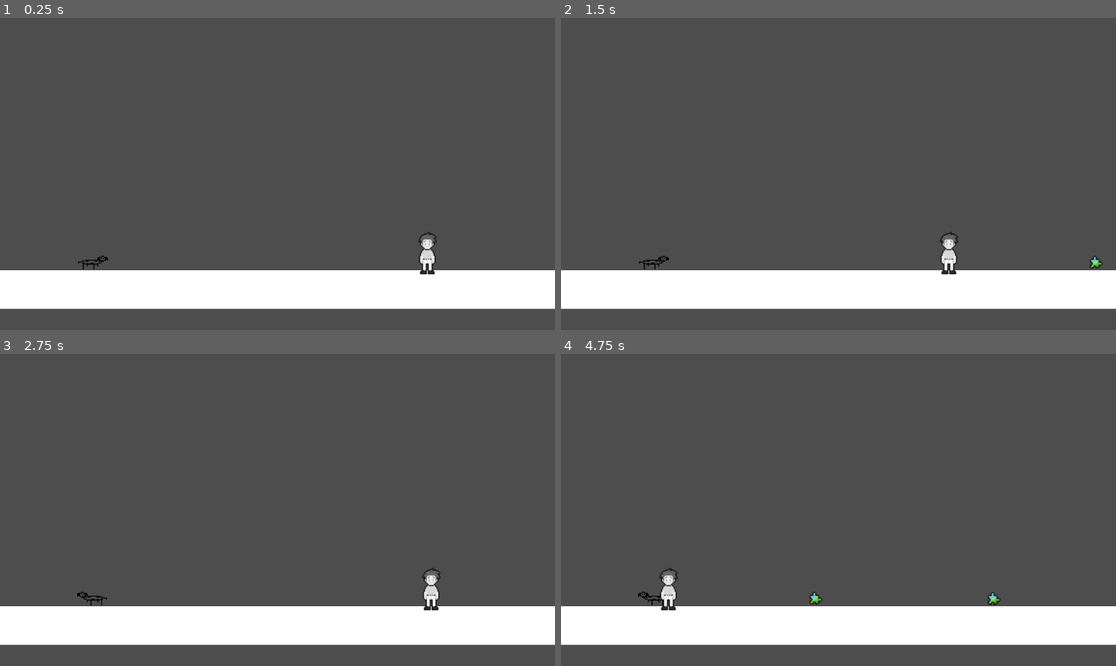
Above: before the commit, frames 1-4 (two rows, left to right).
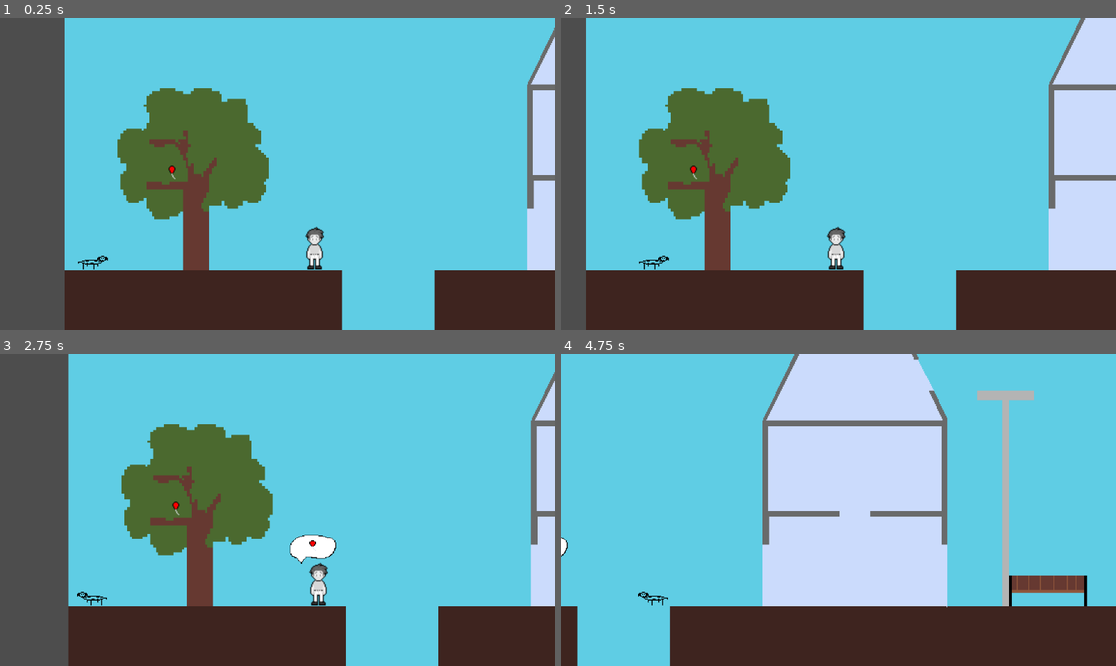
Above: after the commit, the same moments.

Repository: antonin-tarrade/SausageSerenity
Game: Godot game, scene res://Scenes/main.tscn
Same seed, same stepped clock (60 frames per second), same inputs: the game is played once before the commit and once after it. The engine's default icon, where the game draws it, is replaced by a stand-in: a white triangle on a blue panel in a dark square.
Inputs:
- Up to frame 1 (0.25 s): no input
- Up to frame 2 (1.5 s): tap Enter at 0.5 s; hold W (charger) 0.53-1.28 s; hold Right (ui_right) from 0.53 s (still down); tap Up (ui_up) at 0.77 s; tap Space at 1.25 s; tap Q (extend) at 1.35 s
- Up to frame 3 (2.75 s): tap Up (ui_up) at 1.52 s; release Right (ui_right) at 2.03 s; hold Left (ui_left) from 2.03 s (still down); hold E (interact) from 2.03 s (still down)
- Up to frame 4 (4.75 s): release Left (ui_left) at 2.78 s; release E (interact) at 2.78 s; hold Right (ui_right) 2.78-4.28 s; tap W (charger) at 2.85 s; tap Up (ui_up) at 3.02, 3.77, 4.52 s; hold Q (extend) 3.53-4.28 s; tap Enter at 4.25 s; hold Left (ui_left) from 4.28 s (still down); tap E (interact) at 4.35 s

The runs differ from the first frame. In frame 1, 90% of the frame differs, in the area x 0-100%, y 0-100%; in frame 2, 96%; in frame 3, 89%; in frame 4, 100%.

Commit message:
rajout décors

Diff:
--- a/Scenes/Personnage.tscn
+++ b/Scenes/Personnage.tscn
@@ -1,24 +1,9 @@
-[gd_scene load_steps=31 format=3 uid="uid://cfa1c1qjimgtp"]
+[gd_scene load_steps=16 format=3 uid="uid://cfa1c1qjimgtp"]
 
 [ext_resource type="Shader" uid="uid://d2l4kvn6jf350" path="res://Shaders/couleur.tres" id="1_1ea4k"]
 [ext_resource type="Texture2D" uid="uid://bnjnkis0qwspn" path="res://Dessins/mec.png" id="2_5qmcp"]
 [ext_resource type="Script" path="res://Scripts/Personnage.gd" id="3_veaqq"]
-[ext_resource type="Texture2D" uid="uid://jp148nn8fmov" path="res://Dessins/bulle.png" id="4_ypdur"]
-[ext_resource type="PackedScene" uid="uid://dri423lovjsxw" path="res://Scenes/Mission.tscn" id="5_u25ct"]
-[ext_resource type="Script" path="res://Scripts/Missions/Mission_baudruche.gd" id="6_lf0i1"]
-[ext_resource type="Texture2D" uid="uid://ccybloapjpnqa" path="res://TilesObjets/tile002.png" id="6_rg7vo"]
-[ext_resource type="Script" path="res://Scripts/Missions/Mission_puzzle.gd" id="7_0nhh7"]
-[ext_resource type="Texture2D" uid="uid://dawupw145hfme" path="res://TilesObjets/tile008.png" id="8_ocy36"]
-[ext_resource type="Texture2D" uid="uid://bf3w7yren34t5" path="res://TilesObjets/tile005.png" id="9_0usdv"]
 [ext_resource type="Script" path="res://Scripts/PersonnageBody.gd" id="10_2e1yv"]
-[ext_resource type="Texture2D" uid="uid://ciefim0tqgui4" path="res://TilesObjets/tile010.png" id="10_jhqfc"]
-[ext_resource type="Script" path="res://Scripts/Missions/Mission_rose.gd" id="11_y7wa8"]
-[ext_resource type="Script" path="res://Scripts/Missions/Mission_casser_tout.gd" id="13_dcrqu"]
-[ext_resource type="Script" path="res://Scripts/Missions/Mission_cle.gd" id="14_5jg5n"]
-[ext_resource type="Script" path="res://Scripts/Missions/Mission_ballon_appart.gd" id="15_5vapg"]
-[ext_resource type="Script" path="res://Scripts/Missions/Mission_douche.gd" id="16_glp5m"]
-[ext_resource type="Script" path="res://Scripts/Missions/Mission_ballon_immeuble.gd" id="17_4gfa6"]
-[ext_resource type="Script" path="res://Scripts/Missions/Mission_ballon_eau.gd" id="18_q2f1u"]
 
 [sub_resource type="ShaderMaterial" id="ShaderMaterial_nj0fj"]
 resource_local_to_scene = true
@@ -69,46 +54,6 @@
 script = ExtResource("3_veaqq")
 nom = "Godoto"
 
-[node name="Requete" type="Sprite2D" parent="."]
-visible = false
-position = Vector2(-62.7573, -149.458)
-scale = Vector2(0.394822, 0.300292)
-texture = ExtResource("4_ypdur")
-
-[node name="Missions" type="Node2D" parent="Requete"]
-
-[node name="MissionBaudruche" parent="Requete/Missions" instance=ExtResource("5_u25ct")]
-texture = ExtResource("6_rg7vo")
-script = ExtResource("6_lf0i1")
-
-[node name="MissionPuzzle" parent="Requete/Missions" instance=ExtResource("5_u25ct")]
-texture = ExtResource("8_ocy36")
-script = ExtResource("7_0nhh7")
-
-[node name="MissionRose" parent="Requete/Missions" instance=ExtResource("5_u25ct")]
-texture = ExtResource("10_jhqfc")
-script = ExtResource("11_y7wa8")
-
-[node name="MissionCasserTout" parent="Requete/Missions" instance=ExtResource("5_u25ct")]
-texture = ExtResource("9_0usdv")
-script = ExtResource("13_dcrqu")
-
-[node name="MissionElleEstOuMaCle" parent="Requete/Missions" instance=ExtResource("5_u25ct")]
-script = ExtResource("14_5jg5n")
-
-[node name="MissionBallonAppart" parent="Requete/Missions" instance=ExtResource("5_u25ct")]
-script = ExtResource("15_5vapg")
-
-[node name="MissionDouche" parent="Requete/Missions" instance=ExtResource("5_u25ct")]
-script = ExtResource("16_glp5m")
-
-[node name="MissionBallonImmeuble" parent="Requete/Missions" instance=ExtResource("5_u25ct")]
-scale = Vector2(100, 100)
-script = ExtResource("17_4gfa6")
-
-[node name="MissionBallonEau" parent="Requete/Missions" instance=ExtResource("5_u25ct")]
-script = ExtResource("18_q2f1u")
-
 [node name="AnimationTree" type="AnimationTree" parent="."]
 root_node = NodePath("../..")
 tree_root = SubResource("AnimationNodeStateMachine_i7jeo")
--- a/Scenes/decor.tscn
+++ b/Scenes/decor.tscn
@@ -1,7 +1,6 @@
-[gd_scene load_steps=19 format=3 uid="uid://bs53ps2mjmdnk"]
+[gd_scene load_steps=18 format=3 uid="uid://brsj6mnt6yui7"]
 
 [ext_resource type="Texture2D" uid="uid://2s8klcwv4j5t" path="res://Sprites/firstVersionBg.png" id="1_abnxk"]
-[ext_resource type="PackedScene" uid="uid://cimdeld5rdie4" path="res://Scenes/chien_saucisse.tscn" id="2_vyhcs"]
 
 [sub_resource type="RectangleShape2D" id="RectangleShape2D_0hg1g"]
 size = Vector2(43, 8)
@@ -79,10 +78,6 @@
 [node name="CollisionPolygon2D" type="CollisionPolygon2D" parent="Maison1"]
 polygon = PackedVector2Array(0, 0, 7, 0, 7, -29, 80, -29, 80, -35, 6, -35, 6, -123, 186, -123, 186, -35, 112, -35, 112, -29, 186, -29, 186, 0, 192, 0, 192, -132, 178, -160, 173, -160, 187, -129, 4, -129, 44, -209, 150, -209, 157, -192, 162, -192, 162, -195, 153, -214, 41, -214, 0, -129)
 
-[node name="ChienSaucisse" parent="." instance=ExtResource("2_vyhcs")]
-position = Vector2(23, 908)
-scale = Vector2(0.75, 0.75)
-
 [node name="Poteau1" type="StaticBody2D" parent="."]
 position = Vector2(703, 698)
 
--- a/Scenes/main.tscn
+++ b/Scenes/main.tscn
@@ -1,14 +1,16 @@
-[gd_scene load_steps=9 format=3 uid="uid://dlxltitx45rdy"]
+[gd_scene load_steps=13 format=3 uid="uid://dlxltitx45rdy"]
 
 [ext_resource type="PackedScene" uid="uid://cimdeld5rdie4" path="res://Scenes/chien_saucisse.tscn" id="1_lhaoc"]
 [ext_resource type="PackedScene" uid="uid://cfa1c1qjimgtp" path="res://Scenes/Personnage.tscn" id="2_m3qme"]
 [ext_resource type="Shader" uid="uid://d2l4kvn6jf350" path="res://Shaders/couleur.tres" id="3_t0lvh"]
 [ext_resource type="PackedScene" uid="uid://bc5hiney5ut08" path="res://Scenes/objet.tscn" id="4_40vl5"]
+[ext_resource type="PackedScene" uid="uid://brsj6mnt6yui7" path="res://Scenes/decor.tscn" id="4_5016y"]
 [ext_resource type="Resource" uid="uid://tyqbbsk3r3tc" path="res://Objets/baudruche.tres" id="5_wlyle"]
+[ext_resource type="Texture2D" uid="uid://jp148nn8fmov" path="res://Dessins/bulle.png" id="6_e24b0"]
 [ext_resource type="Resource" uid="uid://rl5sswgdllpj" path="res://Objets/puzzle.tres" id="6_vsdp4"]
-
-[sub_resource type="RectangleShape2D" id="RectangleShape2D_pufvh"]
-size = Vector2(1152, 40)
+[ext_resource type="PackedScene" uid="uid://dri423lovjsxw" path="res://Scenes/Mission.tscn" id="7_exk0v"]
+[ext_resource type="Texture2D" uid="uid://ccybloapjpnqa" path="res://TilesObjets/tile002.png" id="8_p0yte"]
+[ext_resource type="Script" path="res://Scripts/Missions/Mission_baudruche.gd" id="9_ots5p"]
 
 [sub_resource type="ShaderMaterial" id="ShaderMaterial_xjdte"]
 resource_local_to_scene = true
@@ -17,34 +19,15 @@
 
 [node name="Main" type="Node2D"]
 
+[node name="Decor" parent="." instance=ExtResource("4_5016y")]
+
 [node name="ChienSaucisse" parent="." instance=ExtResource("1_lhaoc")]
-position = Vector2(396, 748)
-
-[node name="StaticBody2D" type="StaticBody2D" parent="."]
-position = Vector2(569, 792)
-scale = Vector2(2.92, 1)
-collision_layer = 3
-collision_mask = 3
-metadata/_edit_group_ = true
-
-[node name="CollisionShape2D2" type="CollisionShape2D" parent="StaticBody2D"]
-position = Vector2(0, -4)
-shape = SubResource("RectangleShape2D_pufvh")
-
-[node name="ColorRect" type="ColorRect" parent="StaticBody2D"]
-offset_left = -576.0
-offset_top = -24.0
-offset_right = 576.0
-offset_bottom = 16.0
-
-[node name="PersonnageBody" parent="." instance=ExtResource("2_m3qme")]
-material = SubResource("ShaderMaterial_xjdte")
-position = Vector2(744, 748)
+position = Vector2(29, 899)
 
 [node name="Objets" type="Node2D" parent="." groups=["objets"]]
 
 [node name="Baudruche" parent="Objets" instance=ExtResource("4_40vl5")]
-position = Vector2(81, 720)
+position = Vector2(111, 794)
 iteminfo = ExtResource("5_wlyle")
 
 [node name="Puzzle1" parent="Objets" instance=ExtResource("4_40vl5")]
@@ -54,3 +37,23 @@
 [node name="Puzzle2" parent="Objets" instance=ExtResource("4_40vl5")]
 position = Vector2(896, 754)
 iteminfo = ExtResource("6_vsdp4")
+
+[node name="Personnages" type="Node2D" parent="."]
+
+[node name="Bill" type="Node2D" parent="Personnages"]
+position = Vector2(260, 887)
+
+[node name="Requete" type="Sprite2D" parent="Personnages/Bill"]
+visible = false
+position = Vector2(-7, -38)
+scale = Vector2(0.1, 0.076)
+texture = ExtResource("6_e24b0")
+
+[node name="Missions" type="Node2D" parent="Personnages/Bill/Requete"]
+
+[node name="MissionBaudruche" parent="Personnages/Bill/Requete/Missions" instance=ExtResource("7_exk0v")]
+texture = ExtResource("8_p0yte")
+script = ExtResource("9_ots5p")
+
+[node name="Personnage" parent="Personnages/Bill" instance=ExtResource("2_m3qme")]
+material = SubResource("ShaderMaterial_xjdte")
--- a/Scenes/main_test_chien.tscn
+++ b/Scenes/main_test_chien.tscn
@@ -1,15 +1,10 @@
-[gd_scene load_steps=8 format=3 uid="uid://ex2xqr8l518"]
+[gd_scene load_steps=6 format=3 uid="uid://ex2xqr8l518"]
 
 [ext_resource type="PackedScene" uid="uid://bc5hiney5ut08" path="res://Scenes/objet.tscn" id="1_a4iwi"]
 [ext_resource type="PackedScene" uid="uid://cimdeld5rdie4" path="res://Scenes/chien_saucisse.tscn" id="1_hubqe"]
 
 [sub_resource type="RectangleShape2D" id="RectangleShape2D_k0xws"]
 size = Vector2(1152, 40)
-
-[sub_resource type="PhysicsMaterial" id="PhysicsMaterial_suwam"]
-
-[sub_resource type="RectangleShape2D" id="RectangleShape2D_f2o4u"]
-size = Vector2(42, 38)
 
 [sub_resource type="RectangleShape2D" id="RectangleShape2D_so7vu"]
 size = Vector2(40, 344)
--- /dev/null
+++ b/Scenes/stock_missions.tscn
@@ -0,0 +1,44 @@
+[gd_scene load_steps=13 format=3 uid="uid://cc6hsi2sena51"]
+
+[ext_resource type="PackedScene" uid="uid://dri423lovjsxw" path="res://Scenes/Mission.tscn" id="1_p5na8"]
+[ext_resource type="Texture2D" uid="uid://dawupw145hfme" path="res://TilesObjets/tile008.png" id="2_mr3v8"]
+[ext_resource type="Script" path="res://Scripts/Missions/Mission_puzzle.gd" id="3_sb05l"]
+[ext_resource type="Texture2D" uid="uid://ciefim0tqgui4" path="res://TilesObjets/tile010.png" id="4_xqghf"]
+[ext_resource type="Script" path="res://Scripts/Missions/Mission_rose.gd" id="5_yme2m"]
+[ext_resource type="Texture2D" uid="uid://bf3w7yren34t5" path="res://TilesObjets/tile005.png" id="6_v5m5d"]
+[ext_resource type="Script" path="res://Scripts/Missions/Mission_casser_tout.gd" id="7_06dd3"]
+[ext_resource type="Script" path="res://Scripts/Missions/Mission_cle.gd" id="8_r607v"]
+[ext_resource type="Script" path="res://Scripts/Missions/Mission_ballon_appart.gd" id="9_6vh5h"]
+[ext_resource type="Script" path="res://Scripts/Missions/Mission_douche.gd" id="10_o7dxo"]
+[ext_resource type="Script" path="res://Scripts/Missions/Mission_ballon_immeuble.gd" id="11_q65jm"]
+[ext_resource type="Script" path="res://Scripts/Missions/Mission_ballon_eau.gd" id="12_3hkl5"]
+
+[node name="StockMissions" type="Node2D"]
+
+[node name="MissionPuzzle" parent="." instance=ExtResource("1_p5na8")]
+texture = ExtResource("2_mr3v8")
+script = ExtResource("3_sb05l")
+
+[node name="MissionRose" parent="." instance=ExtResource("1_p5na8")]
+texture = ExtResource("4_xqghf")
+script = ExtResource("5_yme2m")
+
+[node name="MissionCasserTout" parent="." instance=ExtResource("1_p5na8")]
+texture = ExtResource("6_v5m5d")
+script = ExtResource("7_06dd3")
+
+[node name="MissionElleEstOuMaCle" parent="." instance=ExtResource("1_p5na8")]
+script = ExtResource("8_r607v")
+
+[node name="MissionBallonAppart" parent="." instance=ExtResource("1_p5na8")]
+script = ExtResource("9_6vh5h")
+
+[node name="MissionDouche" parent="." instance=ExtResource("1_p5na8")]
+script = ExtResource("10_o7dxo")
+
+[node name="MissionBallonImmeuble" parent="." instance=ExtResource("1_p5na8")]
+scale = Vector2(100, 100)
+script = ExtResource("11_q65jm")
+
+[node name="MissionBallonEau" parent="." instance=ExtResource("1_p5na8")]
+script = ExtResource("12_3hkl5")
--- a/Scripts/Personnage.gd
+++ b/Scripts/Personnage.gd
@@ -3,7 +3,7 @@
 
 @export var nom : String = ""
 var requete : Sprite2D
-@onready var missions : Array[Node] = $Requete/Missions.get_children()
+@onready var missions : Array[Node] = ($"../Requete/Missions").get_children()
 @onready var current_mission : int = 0
 var animtree : AnimationTree
 var zonedetectionobj : Area2D
@@ -21,7 +21,7 @@
 func _ready():
 
 	etat = ETATS.triste
-	requete = $Requete
+	requete = $"../Requete"
 	zonedetectionobj = $ZoneDeDetectionObjets
 	zonedetectionperso = $ZoneDeDetectionPersos
 	animtree = $AnimationTree
